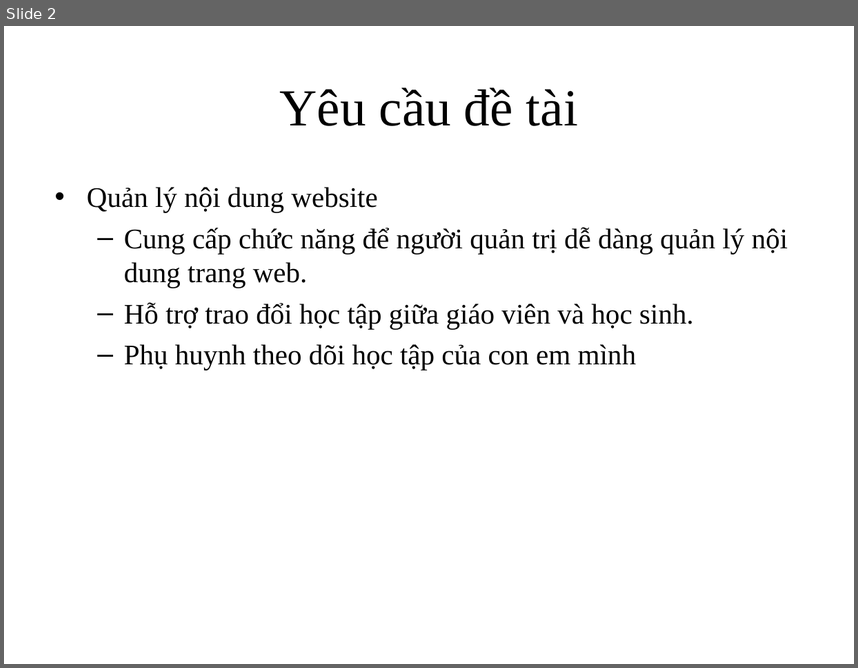
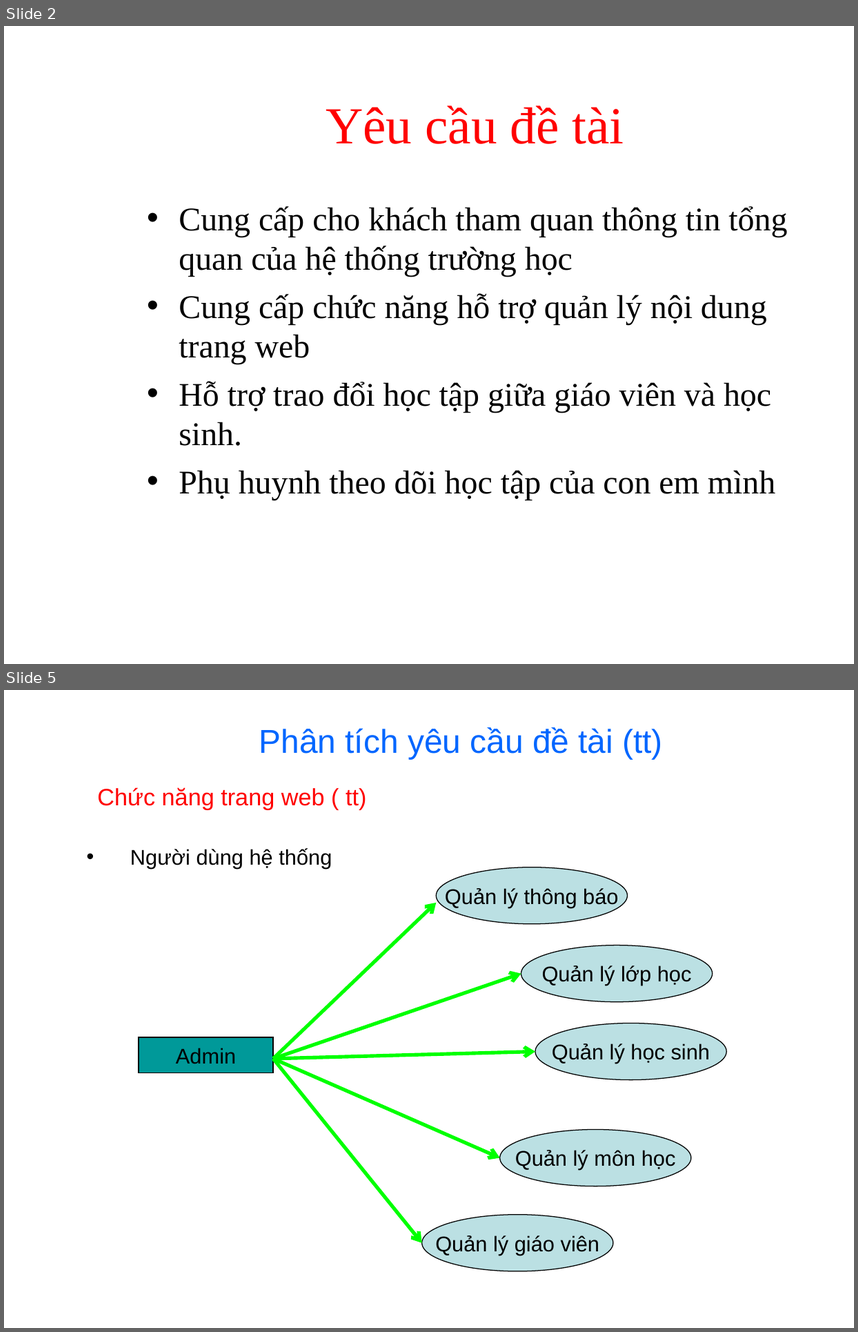
Before and after one commit to btnguyen2k/hsms, a slide deck: HSMS/Resources/baocaophanbien.ppt. Shown one above the other, each under a label of ours: slide 2 before the commit, slides 2 and 5 after it; the slides between them are not shown. The pictures are 858x668 and 858x1332 pixels, drawn with LibreOffice and Linux fonts; fonts in the diff are those of the drawing; background and template pictures are left out. Boxes give left, top, right and bottom in pixels: in the first picture for what was removed or moved away, otherwise in the second. Text is boxed around its words. In the diff, an @@ line names an element or a change of style, - is before the commit and + after.

```diff
--- a/HSMS/Resources/baocaophanbien.ppt
+++ b/HSMS/Resources/baocaophanbien.ppt
@@ slide 5 added at [4, 690, 854, 1328], background picture (left out) @@
@@ text added at [259, 727, 662, 759], 28 pt, text #0066FF @@
+Phân tích yêu cầu đề tài (tt)
@@ text added at [97, 787, 366, 810], 20 pt, text #FF0000 @@
+Chức năng trang web ( tt)
@@ text added at [130, 848, 332, 869], 18 pt, text #000000 @@
+• Người dùng hệ thống
@@ ellipse added at [436, 867, 627, 924], fill #BBE0E3, outline #000000 0.74 pt, 18 pt, text #000000 @@
+Quản lý thông báo
@@ arrow added from (274, 1058) to (436, 903), #00FF00 3 pt @@
@@ ellipse added at [521, 945, 712, 1002], fill #BBE0E3, outline #000000 0.74 pt, 18 pt, text #000000 @@
+Quản lý lớp học
@@ arrow added from (274, 1058) to (521, 973), #00FF00 3 pt @@
@@ rectangle added at [139, 1037, 272, 1072], fill #009999, outline #000000 0.74 pt, 18 pt, text #000000 @@
+Admin
@@ ellipse added at [535, 1023, 726, 1080], fill #BBE0E3, outline #000000 0.74 pt, 18 pt, text #000000 @@
+Quản lý học sinh
@@ arrow added from (274, 1058) to (535, 1052), #00FF00 3 pt @@
@@ arrow added from (274, 1058) to (499, 1158), #00FF00 3 pt @@
@@ arrow added from (274, 1058) to (422, 1243), #00FF00 3 pt @@
@@ ellipse added at [499, 1130, 691, 1186], fill #BBE0E3, outline #000000 0.74 pt, 18 pt, text #000000 @@
+Quản lý môn học
@@ ellipse added at [422, 1214, 613, 1272], fill #BBE0E3, outline #000000 0.74 pt, 18 pt, text #000000 @@
+Quản lý giáo viên
@@ slide 2 changed as well @@
@@ title "Yêu cầu đề tài": place and size @@
-title "Yêu cầu đề tài" at [279, 87, 578, 126]
+title "Yêu cầu đề tài" at [326, 105, 624, 144]
@@ title "Yêu cầu đề tài" at [326, 105, 624, 144]: text colour #000000 to #FF0000 @@
@@ text "Cung cấp cho khách tham ...": place and size @@
-text "Cung cấp cho khách tham ..." at [87, 187, 788, 370]
+text "Cung cấp cho khách tham ..." at [179, 206, 787, 500]
@@ text at [179, 206, 787, 364]: text changed; size 24 to 28 pt @@
-• Quản lý nội dung website
-  – Cung cấp chức năng để người quản trị dễ dàng quản lý nội dung trang web.
+• Cung cấp cho khách tham quan thông tin tổng quan của hệ thống trường học
+• Cung cấp chức năng hỗ trợ quản lý nội dung trang web
@@ text at [179, 381, 775, 500]: size 24 to 28 pt in "Hỗ trợ trao đổi học tập giữa ...", "Phụ huynh theo dõi học tập của ..."; bullet – to •; list level 2 to 1 in "Hỗ trợ trao đổi học ..."; list level 2 to 1 in "Phụ huynh theo dõi học ..." @@
```
Also in this commit, not shown: 7 other slides changed, 11 other slides added, 12 slides removed, 2 other files.
